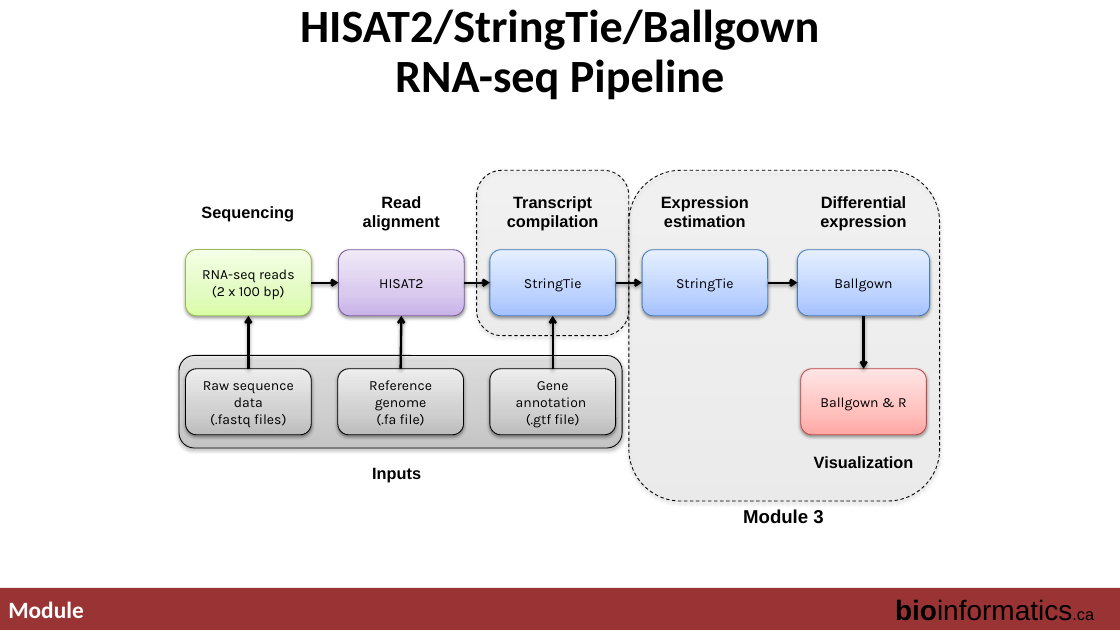
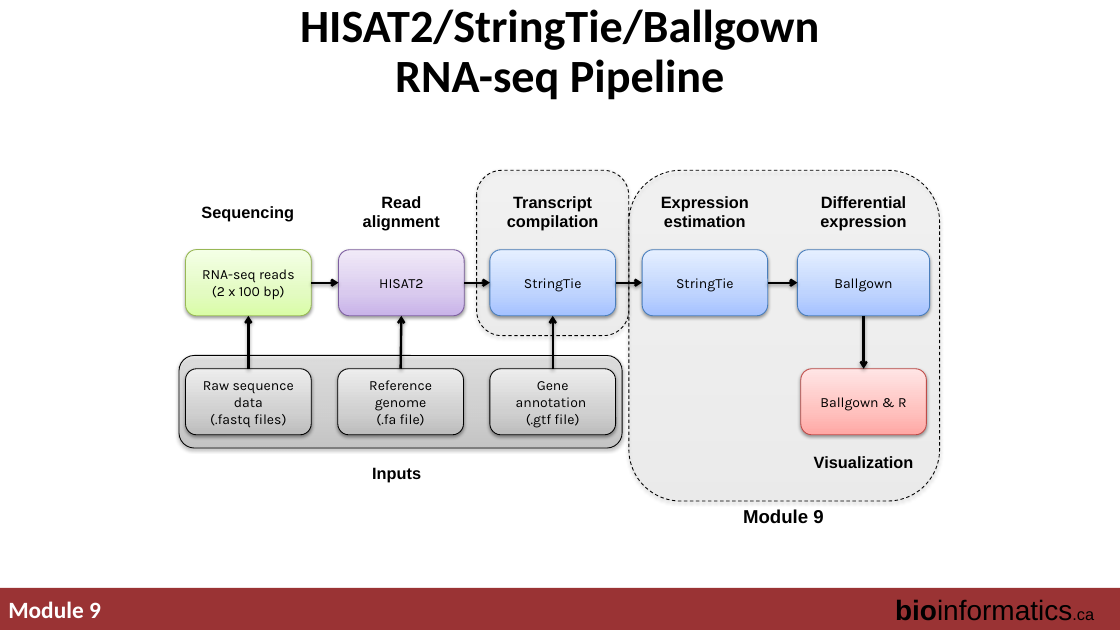
Before and after one commit to griffithlab/rnabio.org, a slide deck: slide 24 of assets/lectures/cbw-cshl/2019/full/RNASeq_Module3_Lecture.pptx (slide 25 before the commit). Drawn at 1120x630 pixels with LibreOffice and Linux fonts; fonts in the diff are those of the drawing. Boxes give left, top, right and bottom in pixels: in the first picture for what was removed or moved away, otherwise in the second. Text is boxed around its words. In the diff, an @@ line names an element or a change of style, - is before the commit and + after.

Commit message:
update module numbers

```diff
--- a/assets/lectures/cbw-cshl/2019/full/RNASeq_Module3_Lecture.pptx
+++ b/assets/lectures/cbw-cshl/2019/full/RNASeq_Module3_Lecture.pptx
@@ text at [743, 509, 823, 524]: text changed @@
-Module 3
+Module 9
@@ text at [8, 601, 101, 618]: text changed @@
-Module
+Module 9
```
Also in this commit, not shown: 24 other slides changed, 1 slide removed, 4 other files.
